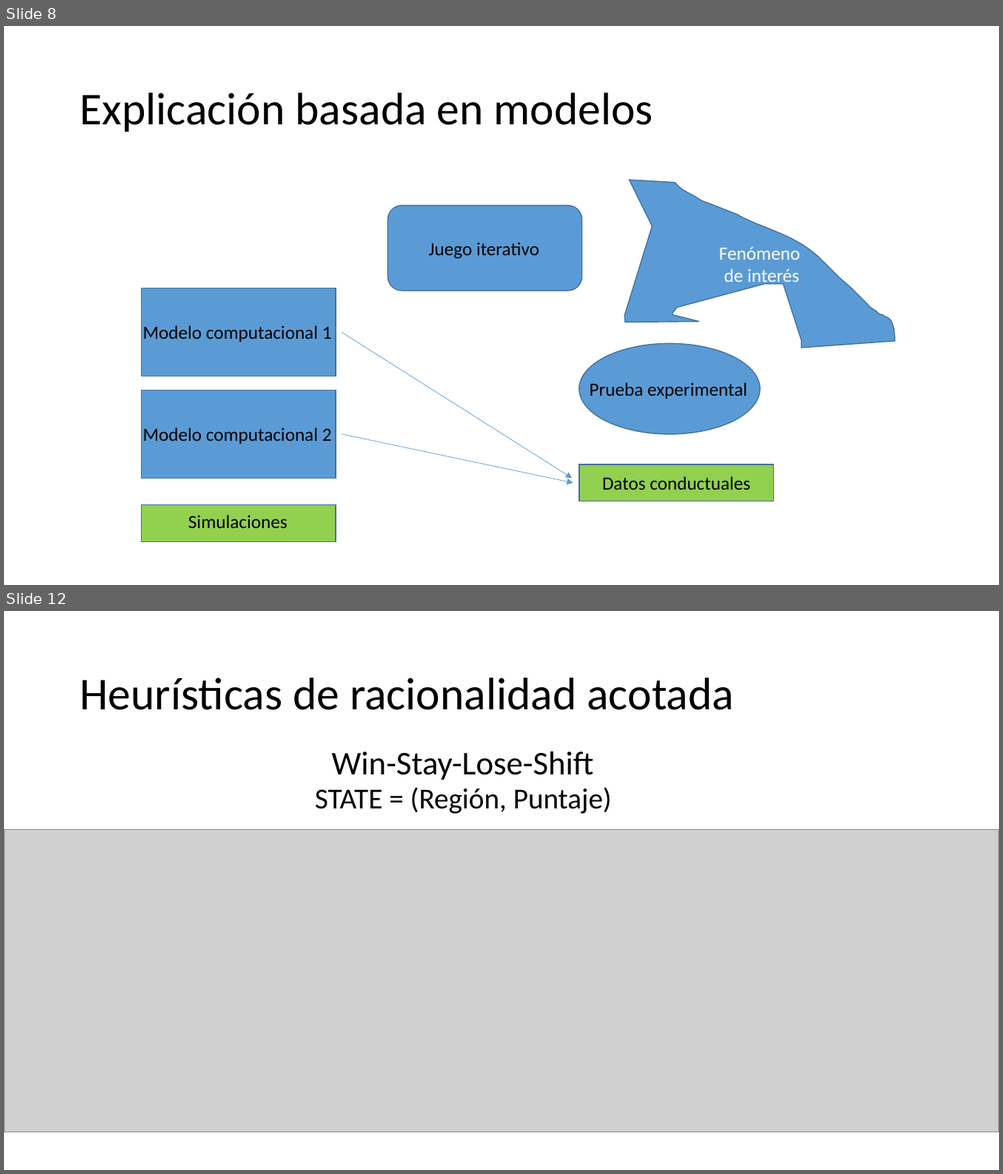
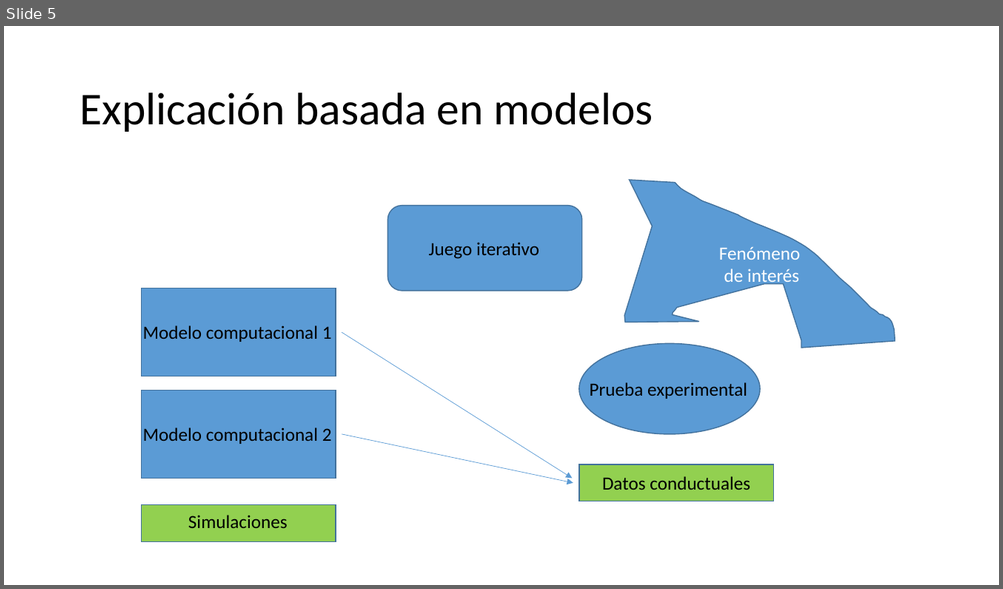
Before and after one commit to Slendercoder/SemilleroMSFS, a slide deck: Presentaciones/MSCFC.pptx. Shown one above the other, each under a label of ours: slides 8 and 12 before the commit, slide 5 after it; the slides between them are not shown. The pictures are 1003x1174 and 1003x589 pixels, drawn with LibreOffice and Linux fonts; fonts in the diff are those of the drawing; grey boxes stand for pictures. Boxes give left, top, right and bottom in pixels: in the first picture for what was removed or moved away, otherwise in the second. Text is boxed around its words. In the diff, an @@ line names an element or a change of style, - is before the commit and + after.

```diff
--- a/Presentaciones/MSCFC.pptx
+++ b/Presentaciones/MSCFC.pptx
@@ slide 12 removed at <box>4,611,999,1170</box>, background #FFFFFF @@
@@ title removed at <box>79,678,734,710</box> @@
-Heurísticas de racionalidad acotada
@@ text removed at <box>332,752,594,780</box> @@
-Win-Stay-Lose-Shift
@@ text removed at <box>315,787,612,814</box> @@
-STATE = (Región, Puntaje)
@@ picture removed at <box>4,830,999,1133</box> @@
@@ what was slide 8 is now slide 5 @@
```
Also in this commit, not shown: 2 slides added, 9 other slides removed.
